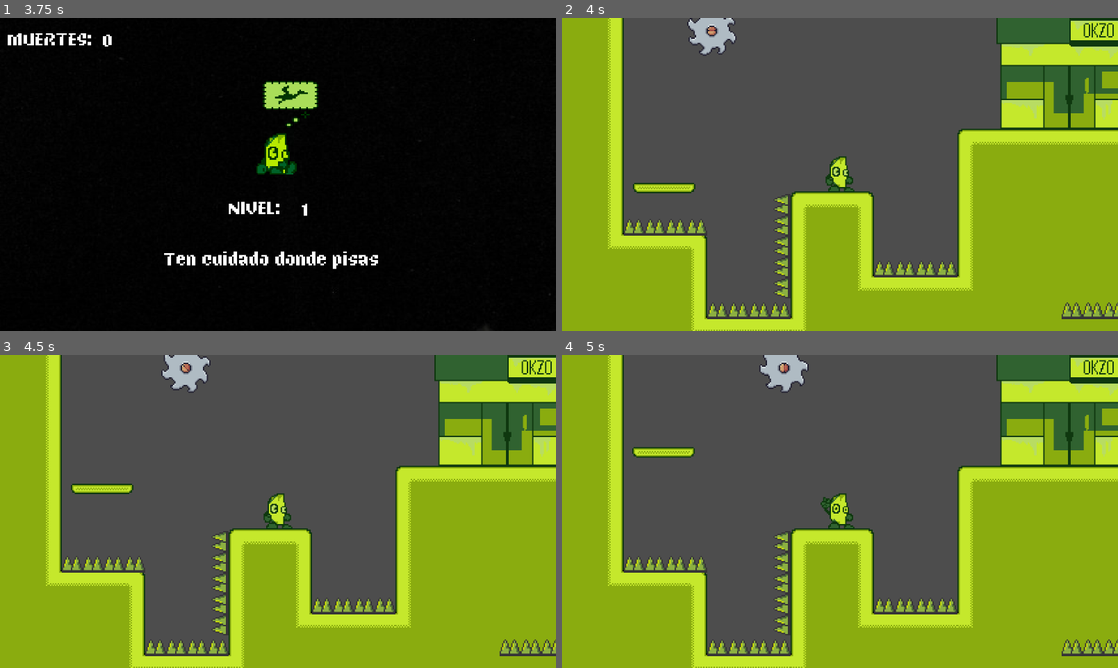
Above: before the commit, frames 1-4 (two rows, left to right).
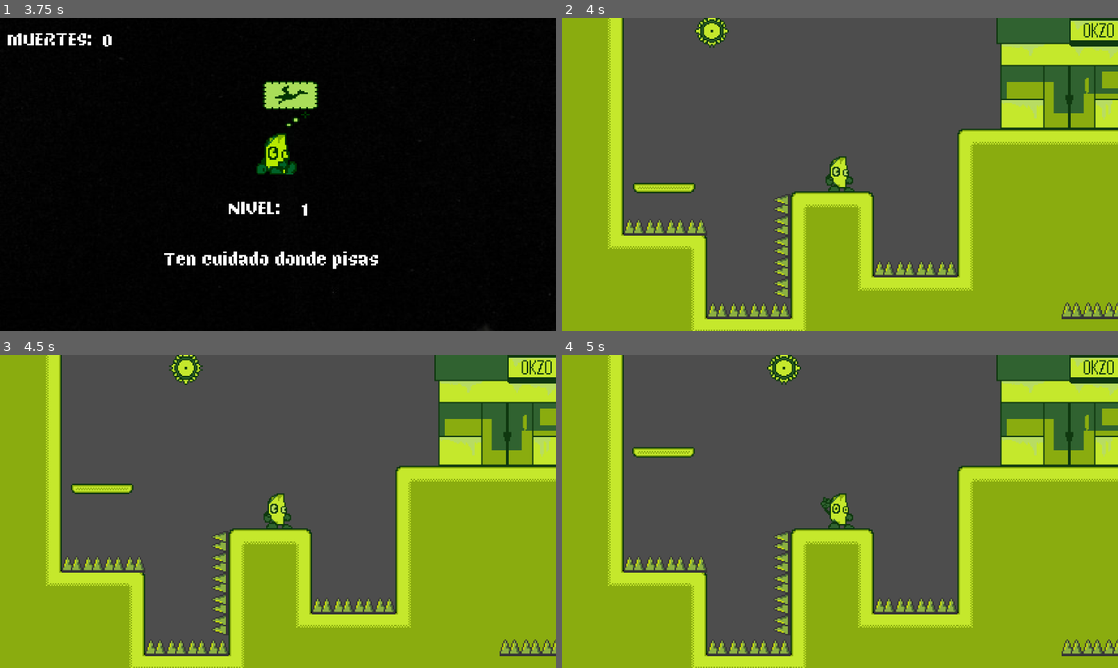
Above: after the commit, the same moments.

Repository: AntonioHG17/TakisAdventure
Game: Godot game, scene res://Assets/Escenas/menu_2.tscn
The game is run twice, just before and just after one commit, with the same random seed, the same clock (stepped at 60 frames per second) and the same inputs.
Inputs:
- Up to frame 1 (3.75 s): hold Right (right) 0.53-2.03 s; tap W (Dash) at 0.6, 2.1, 3.6 s; tap Space (jump) at 0.77, 1.52, 3.02 s; tap S (Run) at 1.35, 2.85 s; hold Left (left) 2.03-2.78 s; hold Right (right) from 2.78 s (still down)
- Up to frame 2 (4 s): keep holding Right (right); tap Space (jump) at 3.77 s
- Up to frame 3 (4.5 s): release Right (right) at 4.28 s; hold Left (left) from 4.28 s (still down); tap S (Run) at 4.35 s
- Up to frame 4 (5 s): keep holding Left (left); tap Space (jump) at 4.52 s

Frame 1 is identical in both runs. In frame 2, 0.7% of the frame differs, in the area x 22-32%, y 0-12%; in frame 3, 0.7%, in the area x 29-38%, y 0-12%; in frame 4, 0.7%.

Commit message:
Cambio de sprite
Ya cambie la animacion de la sierra movil

Diff:
--- a/Assets/Traps/saw_movil.tscn
+++ b/Assets/Traps/saw_movil.tscn
@@ -1,6 +1,6 @@
-[gd_scene load_steps=16 format=3 uid="uid://tul5aylhqb8p"]
+[gd_scene load_steps=10 format=3 uid="uid://tul5aylhqb8p"]
 
-[ext_resource type="Texture2D" uid="uid://bokvyens50cf" path="res://Assets/Traps/Saw/On (38x38).png" id="1_nmxjr"]
+[ext_resource type="Texture2D" uid="uid://b8hgudnss7oqt" path="res://Assets/enemigos o cosas que no lo son xd/sierra.png" id="1_td1p2"]
 
 [sub_resource type="Curve2D" id="Curve2D_rhblc"]
 _data = {
@@ -8,72 +8,30 @@
 }
 point_count = 2
 
-[sub_resource type="AtlasTexture" id="AtlasTexture_g2iwm"]
-atlas = ExtResource("1_nmxjr")
-region = Rect2(0, 0, 38, 38)
+[sub_resource type="AtlasTexture" id="AtlasTexture_7qxg3"]
+atlas = ExtResource("1_td1p2")
+region = Rect2(0, 0, 32, 32)
 
-[sub_resource type="AtlasTexture" id="AtlasTexture_g3xup"]
-atlas = ExtResource("1_nmxjr")
-region = Rect2(38, 0, 38, 38)
+[sub_resource type="AtlasTexture" id="AtlasTexture_d2s76"]
+atlas = ExtResource("1_td1p2")
+region = Rect2(32, 0, 32, 32)
 
-[sub_resource type="AtlasTexture" id="AtlasTexture_3xp32"]
-atlas = ExtResource("1_nmxjr")
-region = Rect2(76, 0, 38, 38)
-
-[sub_resource type="AtlasTexture" id="AtlasTexture_kyv26"]
-atlas = ExtResource("1_nmxjr")
-region = Rect2(114, 0, 38, 38)
-
-[sub_resource type="AtlasTexture" id="AtlasTexture_fpsoy"]
-atlas = ExtResource("1_nmxjr")
-region = Rect2(152, 0, 38, 38)
-
-[sub_resource type="AtlasTexture" id="AtlasTexture_w2ce5"]
-atlas = ExtResource("1_nmxjr")
-region = Rect2(190, 0, 38, 38)
-
-[sub_resource type="AtlasTexture" id="AtlasTexture_srs2p"]
-atlas = ExtResource("1_nmxjr")
-region = Rect2(228, 0, 38, 38)
-
-[sub_resource type="AtlasTexture" id="AtlasTexture_wgkhc"]
-atlas = ExtResource("1_nmxjr")
-region = Rect2(266, 0, 38, 38)
-
-[sub_resource type="SpriteFrames" id="SpriteFrames_bfsv3"]
+[sub_resource type="SpriteFrames" id="SpriteFrames_dojuj"]
 animations = [{
 "frames": [{
 "duration": 1.0,
-"texture": SubResource("AtlasTexture_g2iwm")
+"texture": SubResource("AtlasTexture_7qxg3")
 }, {
 "duration": 1.0,
-"texture": SubResource("AtlasTexture_g3xup")
-}, {
-"duration": 1.0,
-"texture": SubResource("AtlasTexture_3xp32")
-}, {
-"duration": 1.0,
-"texture": SubResource("AtlasTexture_kyv26")
-}, {
-"duration": 1.0,
-"texture": SubResource("AtlasTexture_fpsoy")
-}, {
-"duration": 1.0,
-"texture": SubResource("AtlasTexture_w2ce5")
-}, {
-"duration": 1.0,
-"texture": SubResource("AtlasTexture_srs2p")
-}, {
-"duration": 1.0,
-"texture": SubResource("AtlasTexture_wgkhc")
+"texture": SubResource("AtlasTexture_d2s76")
 }],
 "loop": true,
 "name": &"default",
-"speed": 30.0
+"speed": 10.0
 }]
 
 [sub_resource type="CircleShape2D" id="CircleShape2D_b6d51"]
-radius = 18.0278
+radius = 9.0
 
 [sub_resource type="Animation" id="Animation_eecnv"]
 length = 0.001
@@ -123,9 +81,9 @@
 [node name="CharacterBody2D" type="CharacterBody2D" parent="PathFollow2D" groups=["Hazards"]]
 
 [node name="AnimatedSprite2D" type="AnimatedSprite2D" parent="PathFollow2D/CharacterBody2D"]
-sprite_frames = SubResource("SpriteFrames_bfsv3")
+sprite_frames = SubResource("SpriteFrames_dojuj")
 autoplay = "default"
-frame_progress = 0.591613
+frame_progress = 0.300593
 
 [node name="CollisionShape2D" type="CollisionShape2D" parent="PathFollow2D/CharacterBody2D" groups=["Hazards"]]
 shape = SubResource("CircleShape2D_b6d51")
Not shown, added: Assets/GUI/botones_menu.png.import
